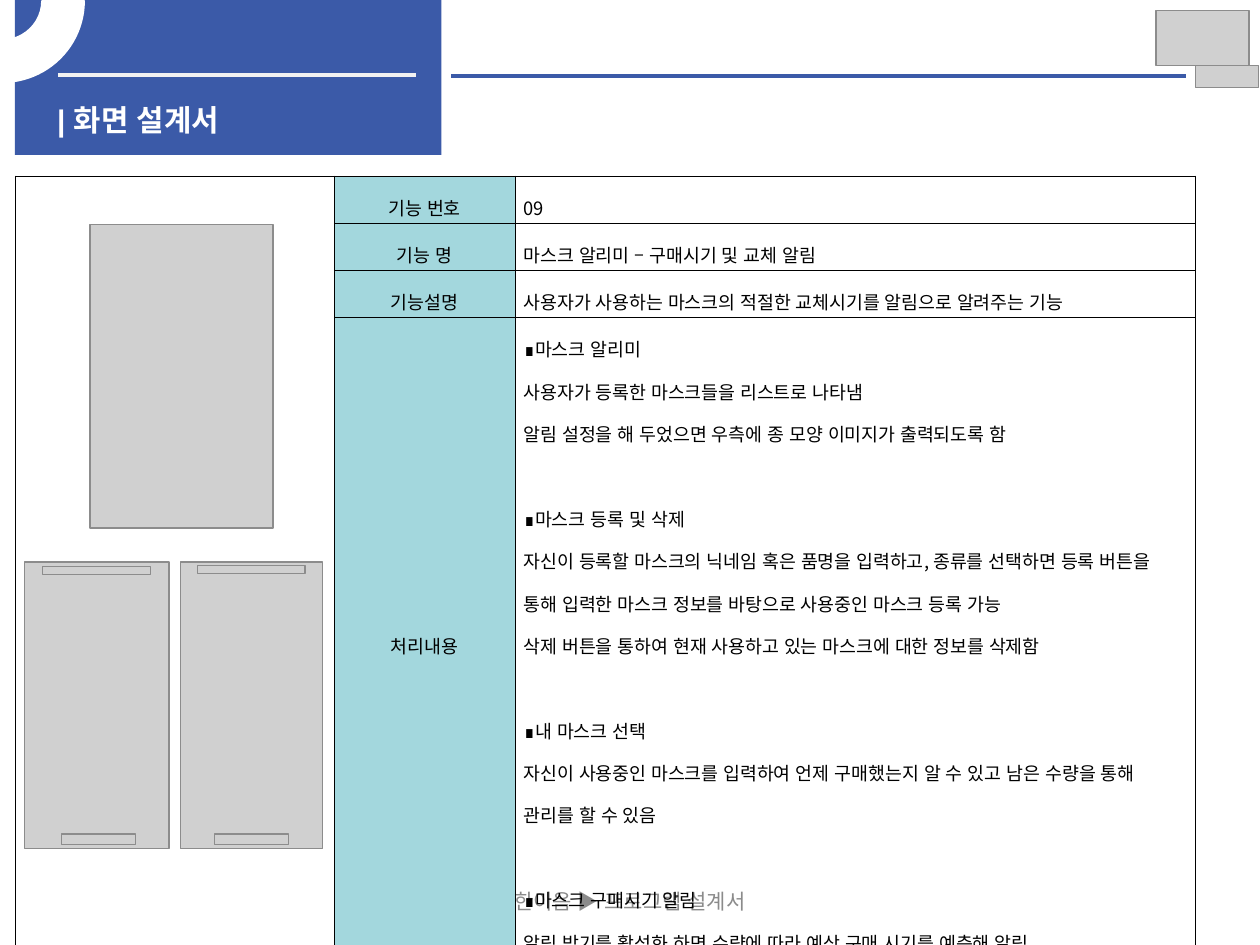
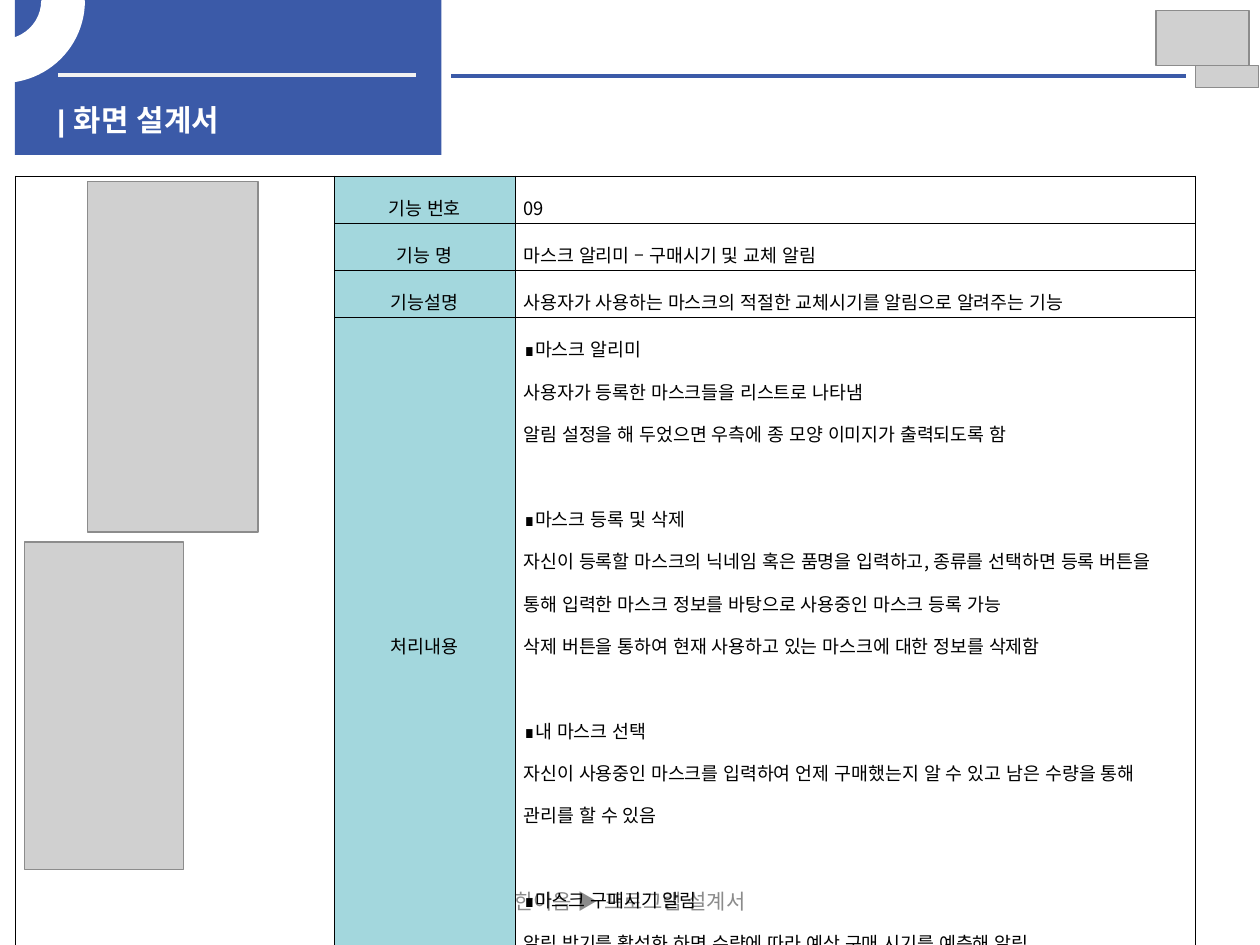
Before and after one commit to longBright/Hanium_Prj, a slide deck: slide 18 of 01_Documents/01_보고서/05_개발보고(2차)/SW개발_HW제작설계서_일반_2차초안.pptx. Drawn at 1260x945 pixels with LibreOffice and Linux fonts; fonts in the diff are those of the drawing; grey boxes stand for pictures. Boxes give left, top, right and bottom in pixels: in the first picture for what was removed or moved away, otherwise in the second. Text is boxed around its words. In the diff, an @@ line names an element or a change of style, - is before the commit and + after.

```diff
--- a/01_Documents/01_보고서/05_개발보고(2차)/SW개발_HW제작설계서_일반_2차초안.pptx
+++ b/01_Documents/01_보고서/05_개발보고(2차)/SW개발_HW제작설계서_일반_2차초안.pptx
@@ picture: place and size @@
-picture at [89,224,272,528]
+picture at [88,181,258,532]
@@ picture: place and size @@
-picture at [25,562,170,848]
+picture at [24,542,183,869]
@@ picture removed at [43,567,150,575] @@
@@ picture removed at [180,562,323,848] @@
@@ picture removed at [198,566,305,573] @@
@@ picture removed at [62,834,136,845] @@
@@ picture removed at [214,834,289,845] @@
```
Also in this commit, not shown: 8 other slides changed.
